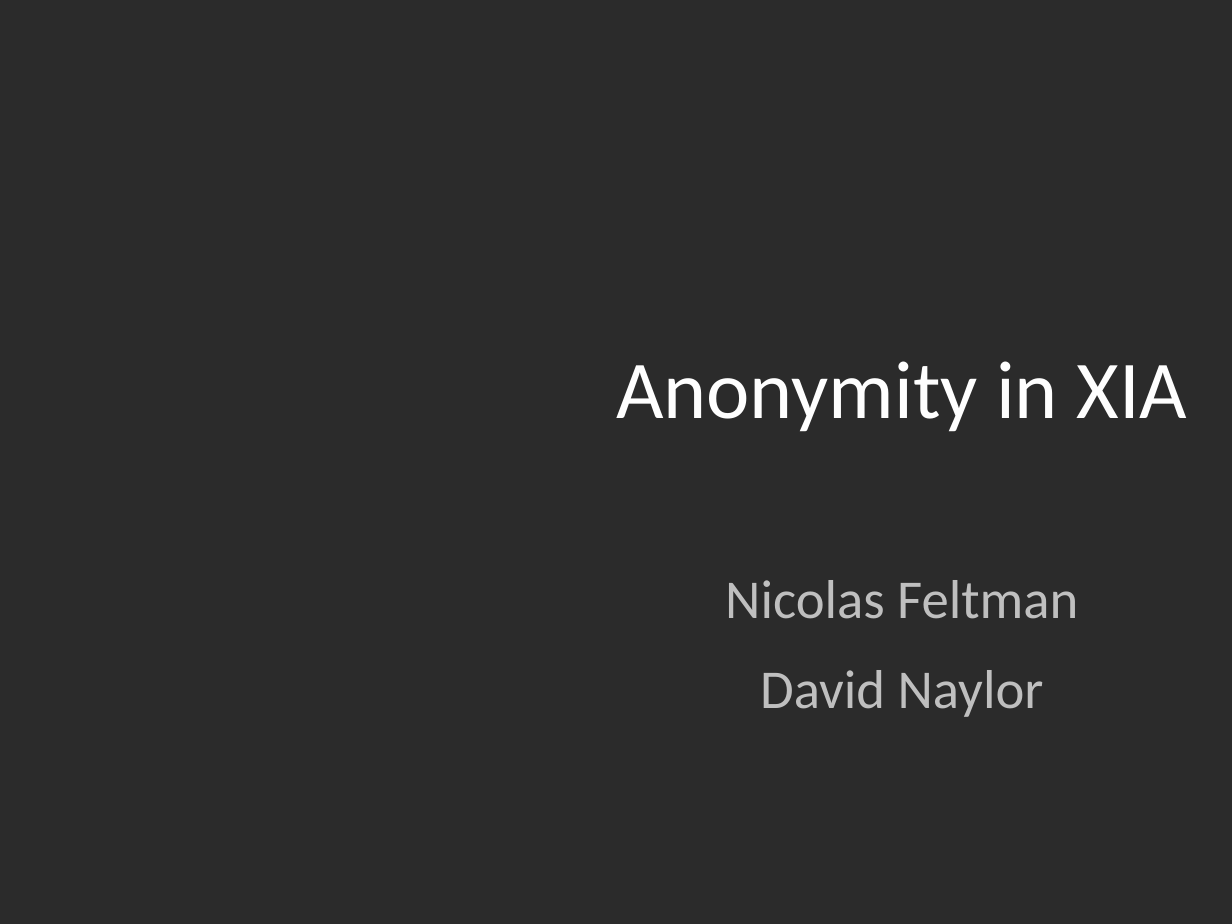
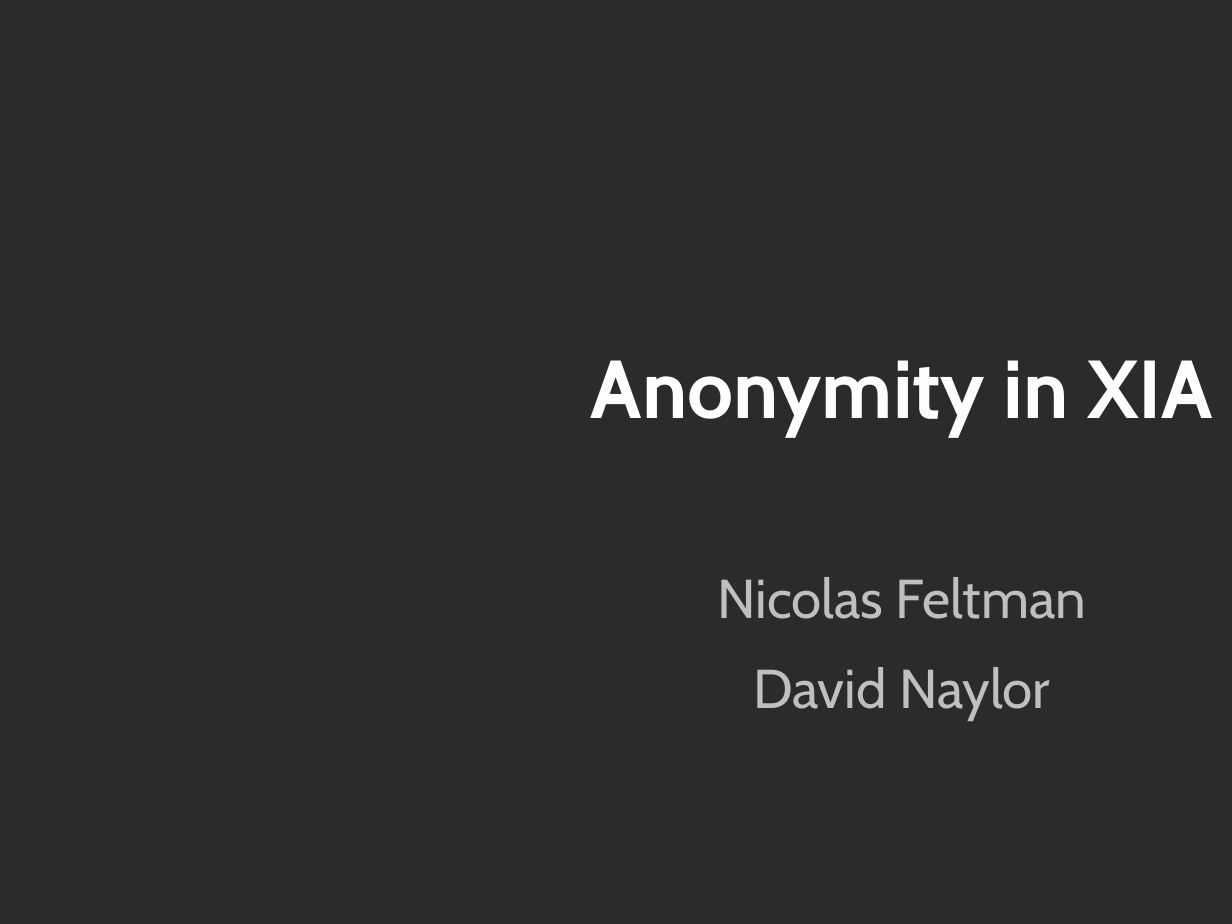
Before and after one commit to nfeltman/XIAnon, a slide deck: slide 1 of Presentation/Anonymity In XIA.pptx. Drawn at 1232x924 pixels with LibreOffice and Linux fonts; fonts in the diff are those of the drawing; background and template pictures are left out; a plain dark background stands for a picture behind light text. Boxes give left, top, right and bottom in pixels: in the first picture for what was removed or moved away, otherwise in the second. Text is boxed around its words. In the diff, an @@ line names an element or a change of style, - is before the commit and + after.

Commit message:
Finished draft of slides. Stole Kayvon font, I think: PDF included so you can see.

```diff
--- a/Presentation/Anonymity In XIA.pptx
+++ b/Presentation/Anonymity In XIA.pptx
@@ title "Anonymity in XIA" at [591, 360, 1213, 437]: font Calibri to Cabin, bold on @@
@@ subtitle "Nicolas Feltman" at [717, 577, 1086, 721]: font Calibri to Cabin @@
```
Also in this commit, not shown: 8 other slides changed, 5 slides added, 2 slides removed, 1 other file.
